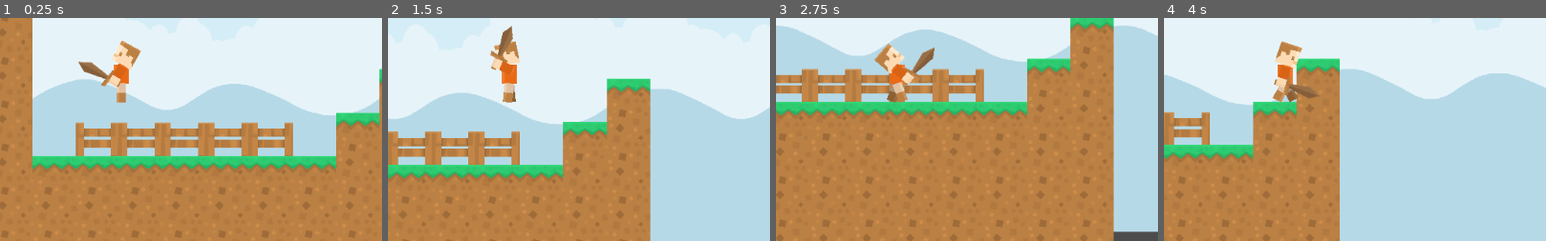
Above: before the commit, frames 1-4 (left to right).
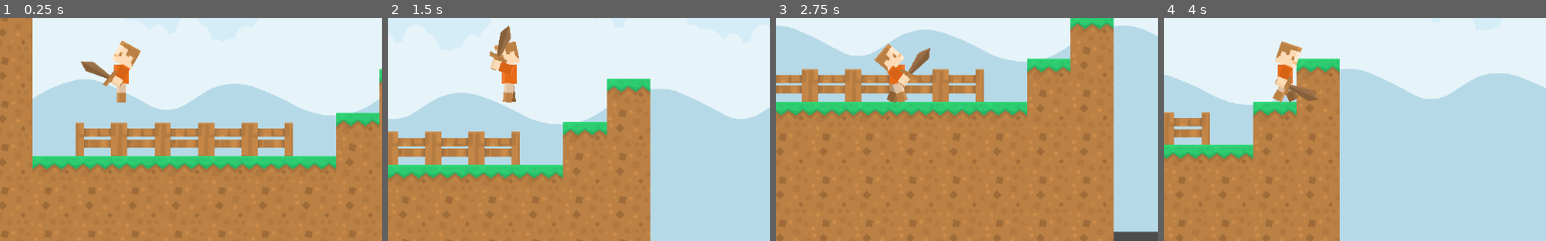
Above: after the commit, the same moments.

Repository: Kiel97/kenney-game-jam-2020
Game: Godot game, scene res://World.tscn
Two runs of this game, one before a commit and one after it. Both use one fixed random seed, a clock stepped at 60 frames per second and the inputs below.
Inputs (mouse positions are % of the whole screen's width and height, from its top left):
- Up to frame 1 (0.25 s): no input
- Up to frame 2 (1.5 s): move the mouse to (72, 45) at 0.52 s; press the mouse at (72, 45) at 0.53 s; hold D (right) from 0.53 s (still down); tap Up (jump) at 0.77 s; move the mouse to (30, 55) at 1.27 s; release the mouse at (30, 55) at 1.28 s; click (30, 55) at 1.35 s
- Up to frame 3 (2.75 s): tap Up (jump) at 1.52 s; move the mouse to (60, 28) at 2.02 s; release D (right) at 2.03 s; press the mouse at (60, 28) at 2.03 s; hold Left (left) from 2.03 s (still down)
- Up to frame 4 (4 s): move the mouse to (45, 70) at 2.77 s; release Left (left) at 2.78 s; release the mouse at (45, 70) at 2.78 s; hold D (right) from 2.78 s (still down); click (45, 70) at 2.85 s; tap Up (jump) at 3.02, 3.77 s; move the mouse to (80, 65) at 3.52 s; press the mouse at (80, 65) at 3.53 s
The pictures show only the part of the screen within x 34-84%, y 37-87%; the shares and areas given below are measured in that part.

The runs differ from the first frame. In frame 1, 0.3% of the frame differs, in the area x 20-35%, y 19-32%; in frame 2, 0.3%; in frame 3, 0.5%, in the area x 29-42%, y 13-31%; in frame 4, 0.2%.

Commit message:
Fixed attack animation rotating globally instead of locally

Diff:
--- a/Player.gd
+++ b/Player.gd
@@ -5,7 +5,7 @@
 const JUMP_SPEED = -960
 
 onready var anim_player = $AnimationPlayer
-onready var attack_anim = $AttackAnim
+onready var attack_anim = $Body/ForeArm/AttackAnim
 
 var velocity : Vector2 = Vector2()
 var arm_look_at_mouse: bool = true
@@ -16,12 +16,12 @@
 	$Body/Head.look_at(global_mouse_pos)
 
 	if arm_look_at_mouse:
-		$Body/ForeArmPoint/ForeArm.look_at(global_mouse_pos)
+		$Body/ForeArm.look_at(global_mouse_pos)
 
 func _unhandled_input(event: InputEvent) -> void:
-		if event.is_action_pressed("attack") and not $AttackAnim.is_playing():
+		if event.is_action_pressed("attack") and not attack_anim.is_playing():
 			arm_look_at_mouse = false
-			$AttackAnim.play("attack")
+			attack_anim.play("attack")
 
 func _physics_process(delta) -> void:
 	velocity.y += GRAVITY * delta
--- a/Player.tscn
+++ b/Player.tscn
@@ -6,6 +6,23 @@
 [ext_resource path="res://images/characters/Player male/male_head.png" type="Texture" id=4]
 [ext_resource path="res://Player.gd" type="Script" id=5]
 [ext_resource path="res://Sword.tscn" type="PackedScene" id=6]
+
+[sub_resource type="Animation" id=4]
+resource_name = "attack"
+length = 0.5
+step = 0.05
+tracks/0/type = "value"
+tracks/0/path = NodePath("RotationPoint:rotation_degrees")
+tracks/0/interp = 1
+tracks/0/loop_wrap = true
+tracks/0/imported = false
+tracks/0/enabled = true
+tracks/0/keys = {
+"times": PoolRealArray( 0, 0.1, 0.4, 0.5 ),
+"transitions": PoolRealArray( 1, 1, 1, 1 ),
+"update": 0,
+"values": [ 0.0, -135.0, 15.0, 0.0 ]
+}
 
 [sub_resource type="Animation" id=1]
 resource_name = "idle"
@@ -119,7 +136,7 @@
 "values": [ 0.0 ]
 }
 tracks/9/type = "value"
-tracks/9/path = NodePath("Body/ForeArmPoint:position")
+tracks/9/path = NodePath("Body/ForeArm:position")
 tracks/9/interp = 1
 tracks/9/loop_wrap = true
 tracks/9/imported = false
@@ -244,7 +261,7 @@
 "values": [ 0.0, 30.7867, -30.0888, 0.0 ]
 }
 tracks/9/type = "value"
-tracks/9/path = NodePath("Body/ForeArmPoint:position")
+tracks/9/path = NodePath("Body/ForeArm:position")
 tracks/9/interp = 1
 tracks/9/loop_wrap = true
 tracks/9/imported = false
@@ -259,23 +276,6 @@
 [sub_resource type="CapsuleShape2D" id=3]
 radius = 33.0171
 height = 127.025
-
-[sub_resource type="Animation" id=4]
-resource_name = "attack"
-length = 0.4
-step = 0.05
-tracks/0/type = "value"
-tracks/0/path = NodePath("Body/ForeArmPoint/ForeArm:rotation_degrees")
-tracks/0/interp = 2
-tracks/0/loop_wrap = true
-tracks/0/imported = false
-tracks/0/enabled = true
-tracks/0/keys = {
-"times": PoolRealArray( 0, 0.05, 0.35 ),
-"transitions": PoolRealArray( 1, 1, 1 ),
-"update": 0,
-"values": [ 0.0, -135.448, 0.0 ]
-}
 
 [node name="Player" type="KinematicBody2D"]
 collision_mask = 2
@@ -322,22 +322,26 @@
 "_edit_lock_": true
 }
 
-[node name="ForeArmPoint" type="Node2D" parent="Body"]
+[node name="ForeArm" type="Node2D" parent="Body"]
 position = Vector2( 0, 3.97364e-07 )
 
-[node name="ForeArm" type="Sprite" parent="Body/ForeArmPoint"]
+[node name="RotationPoint" type="Node2D" parent="Body/ForeArm"]
 position = Vector2( 0, -15 )
+
+[node name="Sprite" type="Sprite" parent="Body/ForeArm/RotationPoint"]
 z_index = 2
 texture = ExtResource( 1 )
 offset = Vector2( 0, 20 )
 flip_h = true
 
-[node name="WeaponPos" type="Position2D" parent="Body/ForeArmPoint/ForeArm"]
+[node name="WeaponPos" type="Position2D" parent="Body/ForeArm/RotationPoint/Sprite"]
 position = Vector2( 0, 42.6536 )
 
-[node name="Sword" parent="Body/ForeArmPoint/ForeArm/WeaponPos" instance=ExtResource( 6 )]
-rotation = 0.841909
+[node name="Sword" parent="Body/ForeArm/RotationPoint/Sprite/WeaponPos" instance=ExtResource( 6 )]
 z_index = -1
+
+[node name="AttackAnim" type="AnimationPlayer" parent="Body/ForeArm"]
+anims/attack = SubResource( 4 )
 
 [node name="AnimationPlayer" type="AnimationPlayer" parent="."]
 anims/idle = SubResource( 1 )
@@ -349,7 +353,4 @@
 __meta__ = {
 "_edit_lock_": true
 }
-
-[node name="AttackAnim" type="AnimationPlayer" parent="."]
-anims/attack = SubResource( 4 )
-[connection signal="animation_finished" from="AttackAnim" to="." method="_on_AttackAnim_animation_finished"]
+[connection signal="animation_finished" from="Body/ForeArm/AttackAnim" to="." method="_on_AttackAnim_animation_finished"]
--- a/Sword.tscn
+++ b/Sword.tscn
@@ -5,5 +5,6 @@
 [node name="Sword" type="Node2D"]
 
 [node name="Sprite" type="Sprite" parent="."]
-position = Vector2( 28.9914, -35.3553 )
+rotation = 0.838439
 texture = ExtResource( 1 )
+offset = Vector2( 30, -38 )
